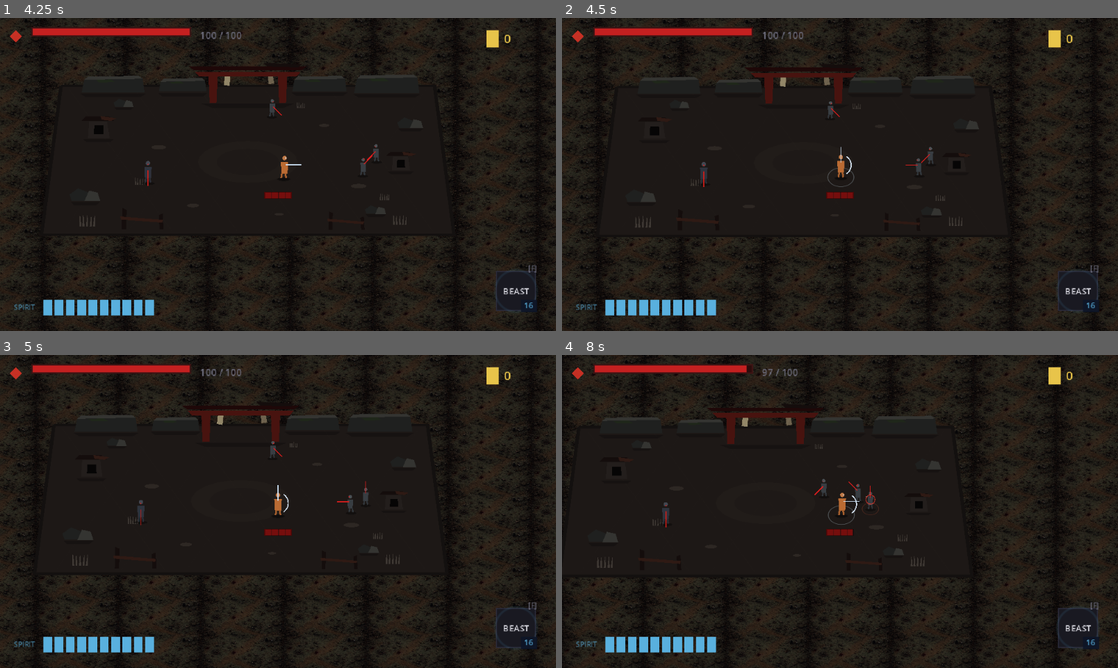
Above: before the commit, frames 1-4 (two rows, left to right).
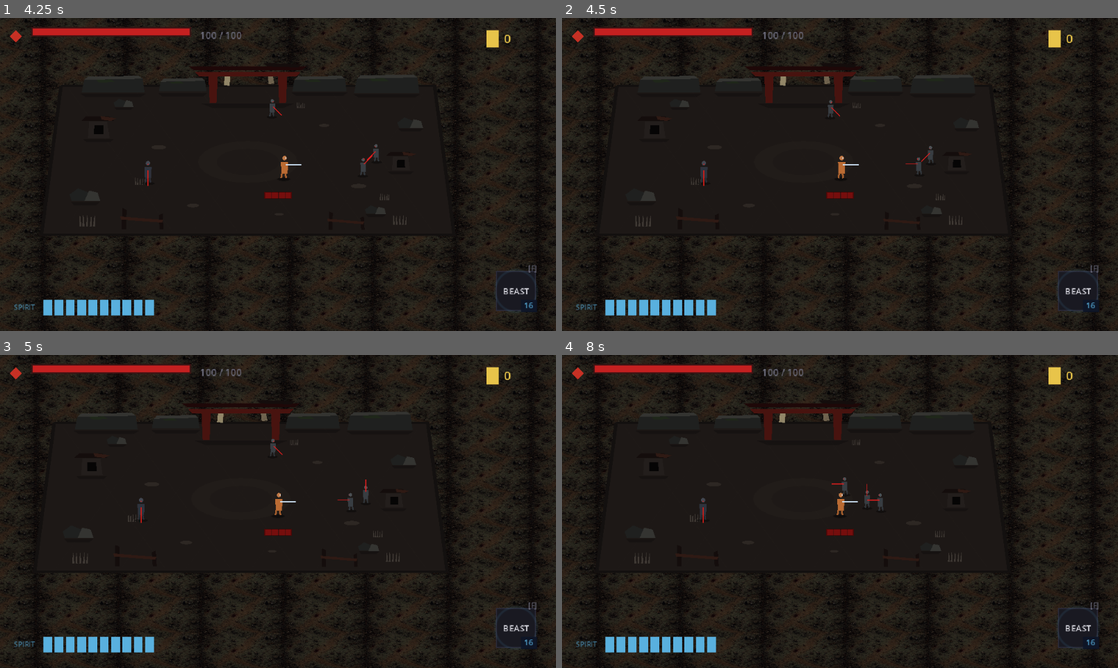
Above: after the commit, the same moments.

Repository: seancl8611/oathbound
Game: Godot game, scene res://TitleScreen/menu.tscn
Two runs of this game, one before a commit and one after it. Both use one fixed random seed, a clock stepped at 60 frames per second and the inputs below. Sound files missing from this copy of the repository are replaced by a short silence.
Inputs (mouse positions are in pixels of both pictures, inside the frame that each line leads up to):
- Up to frame 1 (4.25 s): click "New Game" at 0.5 s; click "Slot 1 • 0h 00m First Attempt…" at 1.25 s; click "Cancel" at 2 s; click "Slot 2 Empty" at 2.75 s; tap Enter (ui_accept) at 3.5, 3.77 s; move the mouse to (400, 158) at 3.52 s; press the mouse at (400, 158) at 3.53 s; hold D (right) from 3.53 s (still down)
- Up to frame 2 (4.5 s): release D (right) at 4.25 s; release the mouse at (962, 158) at 4.25 s; drag from (728, 190) to (940, 161) at 4.27 s
- Up to frame 3 (5 s): no input
- Up to frame 4 (8 s): move the mouse to (895, 442) at 5.02 s; hold D (right) 5.03-5.75 s; hold Space (dash) 5.03-5.75 s; click (895, 442) at 5.3 s; drag from (812, 574) to (867, 505) at 5.77 s; move the mouse to (1006, 558) at 6.52 s; hold A (left) 6.53-7.25 s; hold Right mouse button (parry) 6.53-7.25 s; tap Enter (ui_accept) at 6.77 s; click (1006, 558) at 6.8 s; drag from (673, 464) to (873, 511) at 7.27 s

Frame 1 is identical in both runs. In frame 2, 1.6% of the frame differs, in the area x 0-100%, y 0-100%; in frame 3, 2.5%; in frame 4, 12%.
Error after the commit: Parse Error: Assigned value for constant "POLICIES" isn't a constant expression. (res://Core/Combat/PlayerActionMotionPolicy.gd:20)

Commit message:
Wire live PlayerMotor to authored action motion policy

Diff:
--- a/game/oathbound/Player/OathboundPlayerMotion.gd
+++ b/game/oathbound/Player/OathboundPlayerMotion.gd
@@ -1,6 +1,6 @@
 extends "res://Player/OathboundPlayer.gd"
 
-## Combat V2 Phase 5 Player motion adapter.
+## Combat V2 Player motion adapter.
 ##
 ## The imported Player controller still owns input, combo selection, canonical sword
 ## hitboxes/AttackEvent delivery, defense, Techniques, Prosthetics and state timing.
@@ -11,6 +11,7 @@
 const ACTION_DEFINITION_SCRIPT = preload("res://Core/Combat/CombatActionDefinition.gd")
 const ACTION_RUNNER_SCRIPT = preload("res://Core/Combat/CombatActionRunner.gd")
 const PLAYER_MOTOR_SCRIPT = preload("res://Core/Combat/PlayerMotor.gd")
+const PLAYER_ACTION_MOTION_POLICY = preload("res://Core/Combat/PlayerActionMotionPolicy.gd")
 
 const ATTACK_HOLD_LOCOMOTION_WEIGHT: float = 0.60
 const DEFAULT_STARTUP_TURN_RATE_DEG: float = 900.0
@@ -22,7 +23,7 @@
 func _ready() -> void:
 	super._ready()
 	_install_v2_player_motion_runtime()
-	print("[OathboundPlayer] v2.1 - PlayerMotor + CombatActionRunner motion slice")
+	print("[OathboundPlayer] v2.2 - authored PlayerMotor + CombatActionRunner motion policy")
 
 
 func _install_v2_player_motion_runtime() -> void:
@@ -64,7 +65,10 @@
 # =============================================================================
 
 func _start_profile_attack(profile: Dictionary, combo_idx: int = 0) -> void:
-	super._start_profile_attack(profile, combo_idx)
+	# Motion commitment is keyed to the authored action id, not inferred from damage,
+	# Poise, or hitbox shape. This keeps combat feel stable when balance values change.
+	var resolved_profile: Dictionary = PLAYER_ACTION_MOTION_POLICY.apply_to_profile(profile)
+	super._start_profile_attack(resolved_profile, combo_idx)
 	if _state != State.ATTACKING or _attack_profile.is_empty():
 		return
 	_begin_v2_player_action(_attack_profile)
@@ -86,15 +90,15 @@
 	var stagger_level: int = int(profile.get("stagger_level", 0))
 	var heavy: bool = stagger_level >= 1 or str(profile.get("hitbox_shape", "")) == "cleave_heavy"
 
+	# Fallback values remain for external/temporary attack profiles, but every current
+	# shipped player action is expected to arrive with explicit v2_* values from the
+	# PlayerActionMotionPolicy contract.
 	var commit_fraction: float = 0.70
 	var startup_weight: float = 0.86
 	var committed_weight: float = 0.50
 	var active_weight: float = 0.38
 	var recovery_weight: float = 0.76
 
-	# Fast movement-context attacks keep more locomotion. Heavy attacks remain
-	# intentionally more planted, preserving physicality without imposing that rule on
-	# every sword action.
 	if trigger == "dash":
 		commit_fraction = 0.78
 		startup_weight = 0.96
@@ -108,15 +112,6 @@
 		active_weight = 0.18
 		recovery_weight = 0.58
 
-	# Pale Barrage is explicitly authored as a stationary repeated-jab sequence in the
-	# current Aspect layer. Keep that identity until motion permissions move directly
-	# into every Aspect profile.
-	if action_id == "wraith_pale_barrage":
-		startup_weight = 0.0
-		committed_weight = 0.0
-		active_weight = 0.0
-		recovery_weight = 0.0
-
 	definition.action_id = StringName(action_id)
 	definition.startup_duration = startup
 	definition.active_duration = active
@@ -134,6 +129,7 @@
 			"action_id": action_id,
 			"trigger": trigger,
 			"heavy": heavy,
+			"authored_policy": PLAYER_ACTION_MOTION_POLICY.has_policy(action_id),
 			"commit_fraction": definition.commit_fraction,
 			"startup_weight": definition.startup_locomotion_weight,
 			"committed_weight": definition.committed_locomotion_weight,
@@ -339,6 +335,10 @@
 	return _v2_player_motor.locomotion_velocity()
 
 
+func has_authored_v2_motion_policy(action_id: String) -> bool:
+	return PLAYER_ACTION_MOTION_POLICY.has_policy(action_id)
+
+
 func get_playtest_snapshot() -> Dictionary:
 	var snapshot: Dictionary = super.get_playtest_snapshot()
 	snapshot["v2_player_motion"] = has_v2_player_action_motor_runtime()
